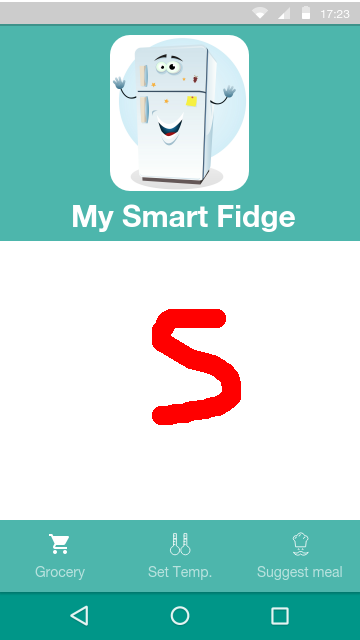
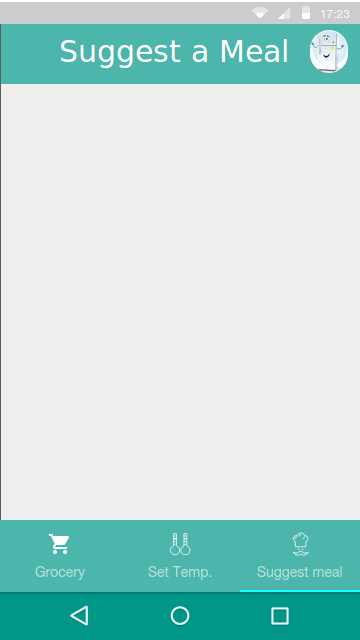
The second 360×640 image is a revision of the first. Changes to its layers:
removed layer "suggestions" over [152, 309, 241, 425]
added layer "icon top" above "Suggestions.png" over [310, 30, 348, 73]
added layer "Suggestions.png" above "Remaining ..." over [0, 24, 360, 592]
painted on "background" over [0, 24, 360, 520]
